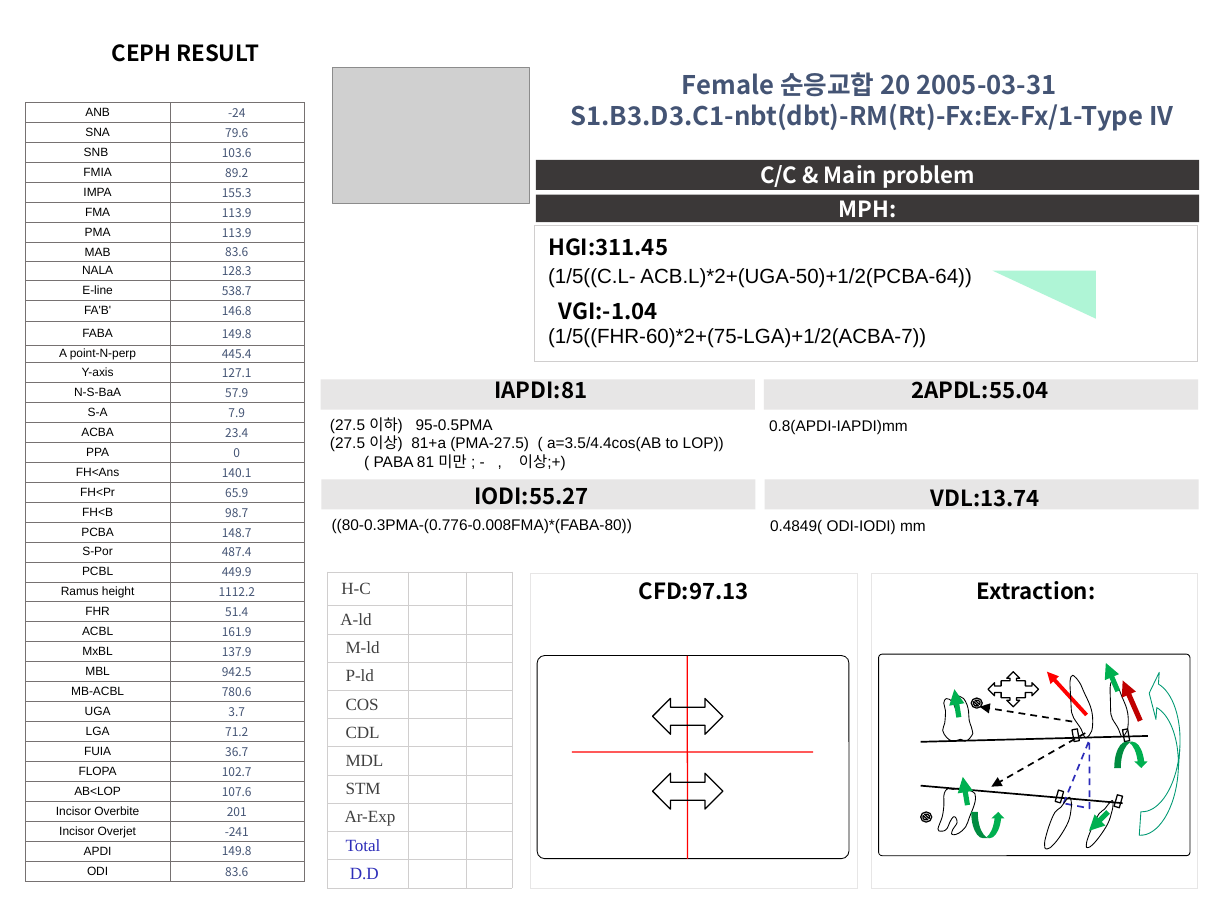
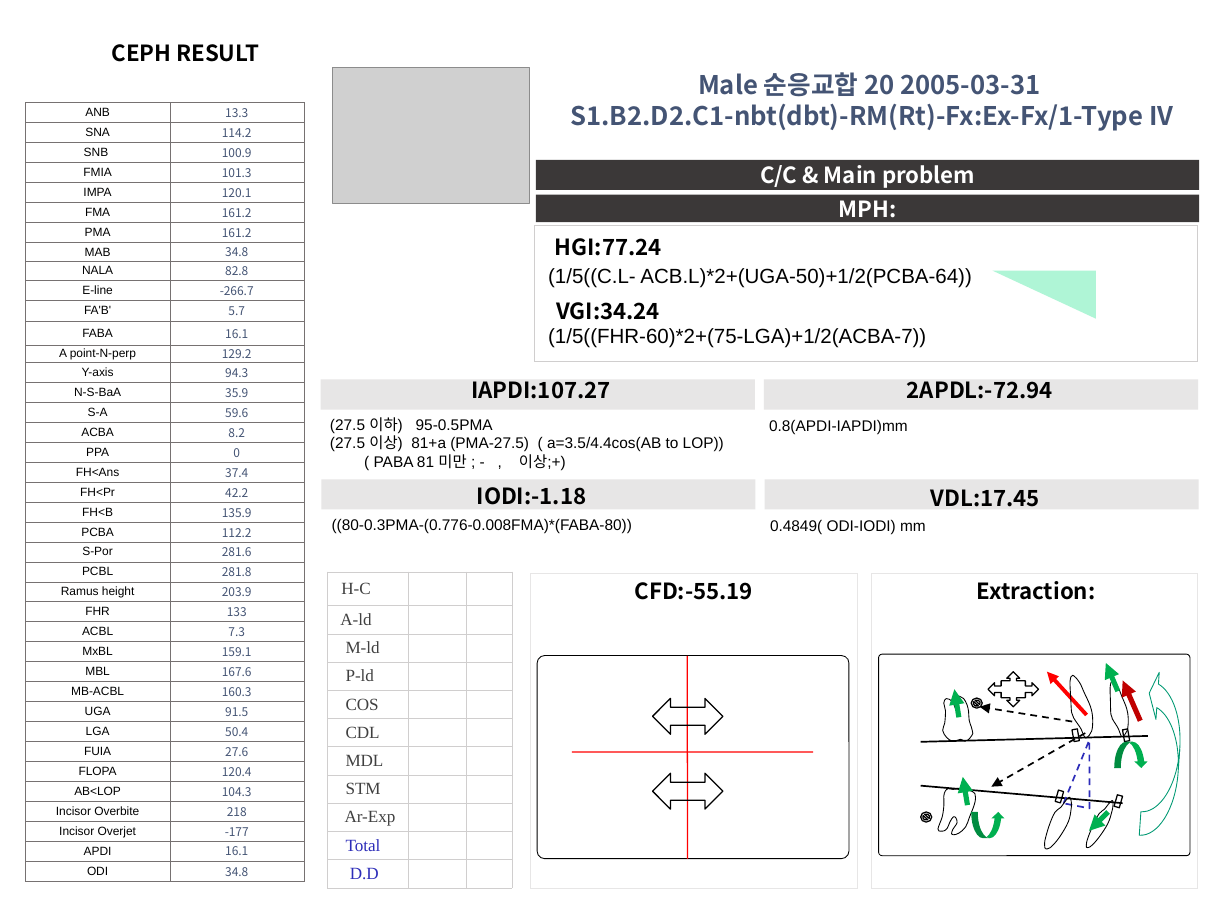
Before and after one commit to DrOksusu/koco_ppt, a slide deck: slide 1 of output_ppt.pptx. Drawn at 1232x924 pixels with LibreOffice and Linux fonts; fonts in the diff are those of the drawing; grey boxes stand for pictures. Boxes give left, top, right and bottom in pixels: in the first picture for what was removed or moved away, otherwise in the second. Text is boxed around its words. In the diff, an @@ line names an element or a change of style, - is before the commit and + after.

```diff
--- a/output_ppt.pptx
+++ b/output_ppt.pptx
@@ text at [570,72,1173,131]: text changed @@
-Female 순응교합 20 2005-03-31
-S1.B3.D3.C1-nbt(dbt)-RM(Rt)-Fx:Ex-Fx/1-Type IV
+Male 순응교합 20 2005-03-31
+S1.B2.D2.C1-nbt(dbt)-RM(Rt)-Fx:Ex-Fx/1-Type IV
@@ table at [26,102,304,882] @@
-row 1, column 2: -24
+row 1, column 2: 13.3
-row 2, column 2: 79.6
+row 2, column 2: 114.2
-row 3, column 2: 103.6
+row 3, column 2: 100.9
-row 4, column 2: 89.2
+row 4, column 2: 101.3
-row 5, column 2: 155.3
+row 5, column 2: 120.1
-row 6, column 2: 113.9
+row 6, column 2: 161.2
-row 7, column 2: 113.9
+row 7, column 2: 161.2
-row 8, column 2: 83.6
+row 8, column 2: 34.8
-row 9, column 2: 128.3
+row 9, column 2: 82.8
-row 10, column 2: 538.7
+row 10, column 2: -266.7
-row 11, column 2: 146.8
+row 11, column 2: 5.7
-row 12, column 2: 149.8
+row 12, column 2: 16.1
-row 13, column 2: 445.4
+row 13, column 2: 129.2
-row 14, column 2: 127.1
+row 14, column 2: 94.3
-row 15, column 2: 57.9
+row 15, column 2: 35.9
-row 16, column 2: 7.9
+row 16, column 2: 59.6
-row 17, column 2: 23.4
+row 17, column 2: 8.2
-row 19, column 2: 140.1
+row 19, column 2: 37.4
-row 20, column 2: 65.9
+row 20, column 2: 42.2
-row 21, column 2: 98.7
+row 21, column 2: 135.9
-row 22, column 2: 148.7
+row 22, column 2: 112.2
-row 23, column 2: 487.4
+row 23, column 2: 281.6
-row 24, column 2: 449.9
+row 24, column 2: 281.8
-row 25, column 2: 1112.2
+row 25, column 2: 203.9
-row 26, column 2: 51.4
+row 26, column 2: 133
-row 27, column 2: 161.9
+row 27, column 2: 7.3
-row 28, column 2: 137.9
+row 28, column 2: 159.1
-row 29, column 2: 942.5
+row 29, column 2: 167.6
-row 30, column 2: 780.6
+row 30, column 2: 160.3
-row 31, column 2: 3.7
+row 31, column 2: 91.5
-row 32, column 2: 71.2
+row 32, column 2: 50.4
-row 33, column 2: 36.7
+row 33, column 2: 27.6
-row 34, column 2: 102.7
+row 34, column 2: 120.4
-row 35, column 2: 107.6
+row 35, column 2: 104.3
-row 36, column 2: 201
+row 36, column 2: 218
-row 37, column 2: -241
+row 37, column 2: -177
-row 38, column 2: 149.8
+row 38, column 2: 16.1
-row 39, column 2: 83.6
+row 39, column 2: 34.8
@@ text at [555,238,662,256]: text changed @@
-HGI:311.45
+HGI:77.24
@@ text at [556,302,660,320]: text changed @@
-VGI:-1.04
+VGI:34.24
@@ text at [471,381,610,399]: text changed @@
-IAPDI:81
+IAPDI:107.27
@@ text at [907,381,1053,399]: text changed @@
-2APDL:55.04
+2APDL:-72.94
@@ text at [477,487,587,505]: text changed @@
-IODI:55.27
+IODI:-1.18
@@ text at [931,489,1040,507]: text changed @@
-VDL:13.74
+VDL:17.45
@@ text at [635,582,753,600]: text changed @@
-CFD:97.13
+CFD:-55.19
```
Also in this commit, not shown: 1 slide added, 1 slide removed, 11 other files.
